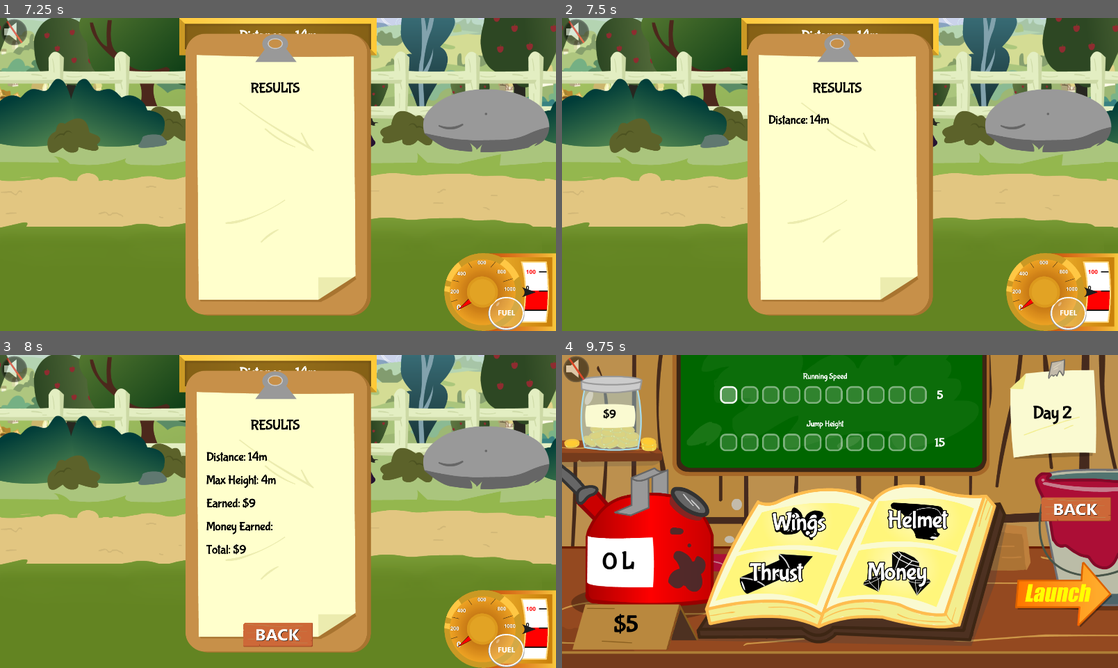
Above: before the commit, frames 1-4 (two rows, left to right).
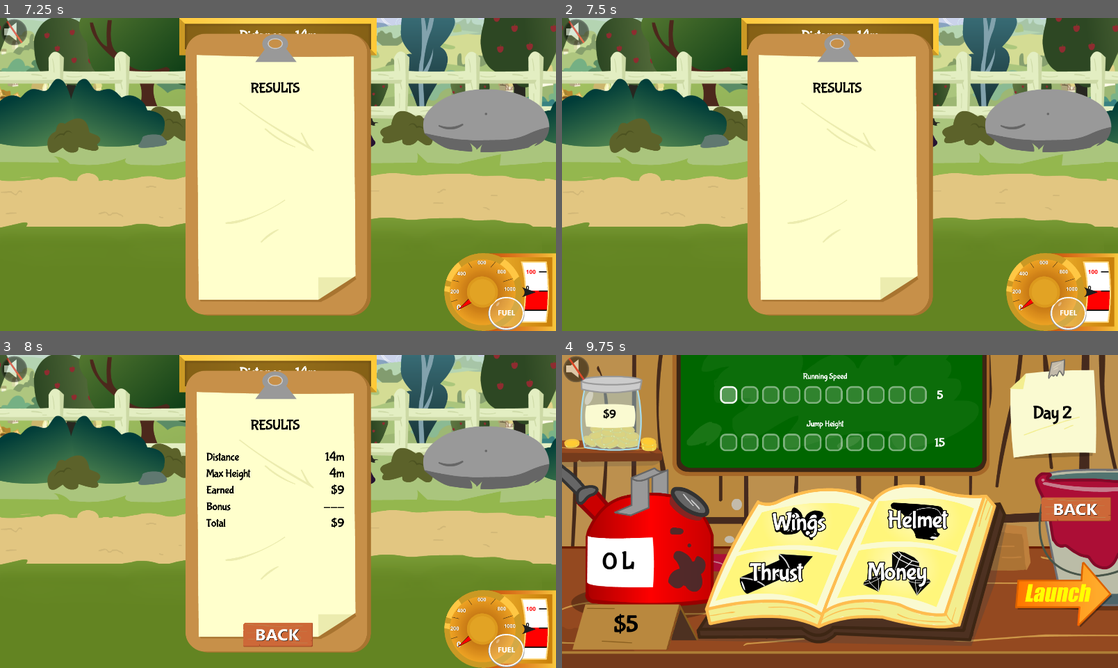
Above: after the commit, the same moments.

Repository: 100-Devs-1-Game/FlightOfHarmony
Game: Godot game, scene res://shop/shop.tscn
Two runs of this game, one before a commit and one after it. Both use one fixed random seed, a clock stepped at 60 frames per second and the inputs below.
Inputs (mouse positions are in pixels of both pictures, inside the frame that each line leads up to):
- Up to frame 1 (7.25 s): click (500, 252) at 0.5 s; click (16, 33) at 1.25 s; move the mouse to (400, 158) at 2.02 s; hold D (rotate_right) 2.03-2.78 s; hold Space (propulsion) 2.03-2.78 s; move the mouse to (166, 190) at 2.77 s; hold Down (ui_down) 2.78-3.53 s; tap Space (propulsion) at 2.85, 4.35, 5.85 s; move the mouse to (333, 105) at 3.52 s; hold D (rotate_right) 3.53-4.28 s; hold Space (propulsion) 3.53-4.28 s; move the mouse to (250, 237) at 4.27 s; hold Up (ui_up) 4.28-5.03 s; move the mouse to (444, 221) at 5.02 s; hold Space (propulsion) 5.03-5.78 s; hold A (rotate_left) 5.03-6.53 s; move the mouse to (111, 127) at 5.77 s; move the mouse to (305, 174) at 6.52 s; hold Down (ui_down) from 6.53 s (still down); hold Space (propulsion) from 6.53 s (still down)
- Up to frame 2 (7.5 s): move the mouse to (756, 96) at 7.27 s; release Down (ui_down) at 7.28 s; release Space (propulsion) at 7.28 s; hold D (rotate_right) from 7.28 s (still down); tap Space (propulsion) at 7.35 s
- Up to frame 3 (8 s): keep holding D (rotate_right)
- Up to frame 4 (9.75 s): move the mouse to (962, 495) at 8.02 s; release D (rotate_right) at 8.03 s; hold Up (ui_up) 8.03-8.78 s; hold Space (propulsion) 8.03-8.78 s; tap Enter at 8.75 s; move the mouse to (728, 527) at 8.77 s; hold D (rotate_right) 8.78-9.5 s; tap Space (propulsion) at 8.85 s; click (840, 633) at 9.5 s

Frame 1 is identical in both runs. In frame 2, 0.2% of the frame differs, in the area x 37-48%, y 30-34%; in frame 3, 1.2%, in the area x 37-62%, y 30-64%; in frame 4, nothing differs.

Commit message:
Clipboard update

Diff:
--- /dev/null
+++ b/src/flight/clipboard_label_settings.tres
@@ -0,0 +1,5 @@
+[gd_resource type="LabelSettings" format=3 uid="uid://5bb3b84vqvbr"]
+
+[resource]
+font_size = 36
+font_color = Color(0, 0, 0, 1)
--- a/src/flight/flight_scene.gd
+++ b/src/flight/flight_scene.gd
@@ -44,12 +44,12 @@
 	var interest_rate: float= get_interest_rate()
 	var bonus: int= money_earned * interest_rate
 
-	$UI/Results/VBoxContainer/Distlbl.text = "Distance: " + str(distance_m) + "m"
-	$UI/Results/VBoxContainer/Heightlbl.text = "Max Height: " + str(height_m) + "m"
-	$UI/Results/VBoxContainer/Moneylbl.text = "Earned: $" + str(money_earned)
+	%Distlbl.text = str(distance_m) + "m"
+	%Heightlbl.text = str(height_m) + "m"
+	%Moneylbl.text = str("$", money_earned)
 	if interest_rate > 0:
-		$UI/Results/VBoxContainer/Bonuslbl.text = "Bonus: $" + str(bonus)
-	$UI/Results/VBoxContainer/Totallbl.text = "Total: $" + str(money_earned + bonus)
+		%Bonuslbl.text = str("$", bonus)
+	%Totallbl.text = str("$", money_earned + bonus)
 
 	run_ended(money_earned + bonus)
 
--- a/src/flight/flight_scene.tscn
+++ b/src/flight/flight_scene.tscn
@@ -22,6 +22,7 @@
 [ext_resource type="Texture2D" uid="uid://bqbp00do5bnud" path="res://assets/art/shop/buttons/back_pressed.png" id="20_aovsx"]
 [ext_resource type="Texture2D" uid="uid://bp211m767j4tg" path="res://assets/art/shop/buttons/back_hover.png" id="21_svsci"]
 [ext_resource type="Texture2D" uid="uid://dt0648q3tar4v" path="res://assets/art/flight/ui/Distance_Bar_1.png" id="22_aovsx"]
+[ext_resource type="LabelSettings" uid="uid://5bb3b84vqvbr" path="res://flight/clipboard_label_settings.tres" id="22_svsci"]
 
 [sub_resource type="SpriteFrames" id="SpriteFrames_50frv"]
 animations = [{
@@ -82,7 +83,7 @@
 tracks/2/type = "value"
 tracks/2/imported = false
 tracks/2/enabled = true
-tracks/2/path = NodePath("Results/VBoxContainer/Distlbl:visible")
+tracks/2/path = NodePath("Results/TextureButton Back:visible")
 tracks/2/interp = 1
 tracks/2/loop_wrap = true
 tracks/2/keys = {
@@ -94,58 +95,10 @@
 tracks/3/type = "value"
 tracks/3/imported = false
 tracks/3/enabled = true
-tracks/3/path = NodePath("Results/VBoxContainer/Heightlbl:visible")
+tracks/3/path = NodePath("Results/GridContainer:visible")
 tracks/3/interp = 1
 tracks/3/loop_wrap = true
 tracks/3/keys = {
-"times": PackedFloat32Array(0),
-"transitions": PackedFloat32Array(1),
-"update": 1,
-"values": [false]
-}
-tracks/4/type = "value"
-tracks/4/imported = false
-tracks/4/enabled = true
-tracks/4/path = NodePath("Results/VBoxContainer/Moneylbl:visible")
-tracks/4/interp = 1
-tracks/4/loop_wrap = true
-tracks/4/keys = {
-"times": PackedFloat32Array(0),
-"transitions": PackedFloat32Array(1),
-"update": 1,
-"values": [false]
-}
-tracks/5/type = "value"
-tracks/5/imported = false
-tracks/5/enabled = true
-tracks/5/path = NodePath("Results/VBoxContainer/Bonuslbl:visible")
-tracks/5/interp = 1
-tracks/5/loop_wrap = true
-tracks/5/keys = {
-"times": PackedFloat32Array(0),
-"transitions": PackedFloat32Array(1),
-"update": 1,
-"values": [false]
-}
-tracks/6/type = "value"
-tracks/6/imported = false
-tracks/6/enabled = true
-tracks/6/path = NodePath("Results/VBoxContainer/Totallbl:visible")
-tracks/6/interp = 1
-tracks/6/loop_wrap = true
-tracks/6/keys = {
-"times": PackedFloat32Array(0),
-"transitions": PackedFloat32Array(1),
-"update": 1,
-"values": [false]
-}
-tracks/7/type = "value"
-tracks/7/imported = false
-tracks/7/enabled = true
-tracks/7/path = NodePath("Results/TextureButton Back:visible")
-tracks/7/interp = 1
-tracks/7/loop_wrap = true
-tracks/7/keys = {
 "times": PackedFloat32Array(0),
 "transitions": PackedFloat32Array(1),
 "update": 1,
@@ -182,70 +135,22 @@
 tracks/2/type = "value"
 tracks/2/imported = false
 tracks/2/enabled = true
-tracks/2/path = NodePath("Results/VBoxContainer/Distlbl:visible")
+tracks/2/path = NodePath("Results/TextureButton Back:visible")
 tracks/2/interp = 1
 tracks/2/loop_wrap = true
 tracks/2/keys = {
-"times": PackedFloat32Array(0, 0.56),
-"transitions": PackedFloat32Array(1, 1),
-"update": 1,
-"values": [false, true]
-}
-tracks/3/type = "value"
-tracks/3/imported = false
-tracks/3/enabled = true
-tracks/3/path = NodePath("Results/VBoxContainer/Heightlbl:visible")
-tracks/3/interp = 1
-tracks/3/loop_wrap = true
-tracks/3/keys = {
-"times": PackedFloat32Array(0, 0.75),
-"transitions": PackedFloat32Array(1, 1),
-"update": 1,
-"values": [false, true]
-}
-tracks/4/type = "value"
-tracks/4/imported = false
-tracks/4/enabled = true
-tracks/4/path = NodePath("Results/VBoxContainer/Moneylbl:visible")
-tracks/4/interp = 1
-tracks/4/loop_wrap = true
-tracks/4/keys = {
 "times": PackedFloat32Array(0, 1),
 "transitions": PackedFloat32Array(1, 1),
 "update": 1,
 "values": [false, true]
 }
-tracks/5/type = "value"
-tracks/5/imported = false
-tracks/5/enabled = true
-tracks/5/path = NodePath("Results/VBoxContainer/Bonuslbl:visible")
-tracks/5/interp = 1
-tracks/5/loop_wrap = true
-tracks/5/keys = {
-"times": PackedFloat32Array(0, 1),
-"transitions": PackedFloat32Array(1, 1),
-"update": 1,
-"values": [false, true]
-}
-tracks/6/type = "value"
-tracks/6/imported = false
-tracks/6/enabled = true
-tracks/6/path = NodePath("Results/VBoxContainer/Totallbl:visible")
-tracks/6/interp = 1
-tracks/6/loop_wrap = true
-tracks/6/keys = {
-"times": PackedFloat32Array(0, 0.99),
-"transitions": PackedFloat32Array(1, 1),
-"update": 1,
-"values": [false, true]
-}
-tracks/7/type = "value"
-tracks/7/imported = false
-tracks/7/enabled = true
-tracks/7/path = NodePath("Results/TextureButton Back:visible")
-tracks/7/interp = 1
-tracks/7/loop_wrap = true
-tracks/7/keys = {
+tracks/3/type = "value"
+tracks/3/imported = false
+tracks/3/enabled = true
+tracks/3/path = NodePath("Results/GridContainer:visible")
+tracks/3/interp = 1
+tracks/3/loop_wrap = true
+tracks/3/keys = {
 "times": PackedFloat32Array(0, 1),
 "transitions": PackedFloat32Array(1, 1),
 "update": 1,
@@ -485,7 +390,8 @@
 ignore_texture_size = true
 stretch_mode = 0
 
-[node name="VBoxContainer" type="VBoxContainer" parent="UI/Results"]
+[node name="GridContainer" type="GridContainer" parent="UI/Results"]
+visible = false
 layout_mode = 1
 anchors_preset = 15
 anchor_right = 1.0
@@ -496,42 +402,78 @@
 offset_bottom = -227.0
 grow_horizontal = 2
 grow_vertical = 2
-theme_override_constants/separation = 33
-
-[node name="Distlbl" type="Label" parent="UI/Results/VBoxContainer"]
-visible = false
-layout_mode = 2
+theme_override_constants/v_separation = 10
+columns = 2
+
+[node name="Label" type="Label" parent="UI/Results/GridContainer"]
+layout_mode = 2
+text = "Distance"
+label_settings = ExtResource("22_svsci")
+
+[node name="Distlbl" type="Label" parent="UI/Results/GridContainer"]
+unique_name_in_owner = true
+layout_mode = 2
+size_flags_horizontal = 3
 theme_override_colors/font_color = Color(0, 0, 0, 1)
 theme_override_font_sizes/font_size = 41
-text = "Distance:"
-
-[node name="Heightlbl" type="Label" parent="UI/Results/VBoxContainer"]
-visible = false
-layout_mode = 2
+text = "10m"
+horizontal_alignment = 2
+
+[node name="Label2" type="Label" parent="UI/Results/GridContainer"]
+layout_mode = 2
+text = "Max Height"
+label_settings = ExtResource("22_svsci")
+
+[node name="Heightlbl" type="Label" parent="UI/Results/GridContainer"]
+unique_name_in_owner = true
+layout_mode = 2
+size_flags_horizontal = 3
 theme_override_colors/font_color = Color(0, 0, 0, 1)
 theme_override_font_sizes/font_size = 41
-text = "Height Reached:"
-
-[node name="Moneylbl" type="Label" parent="UI/Results/VBoxContainer"]
-visible = false
-layout_mode = 2
+text = "10m"
+horizontal_alignment = 2
+
+[node name="Label3" type="Label" parent="UI/Results/GridContainer"]
+layout_mode = 2
+text = "Earned"
+label_settings = ExtResource("22_svsci")
+
+[node name="Moneylbl" type="Label" parent="UI/Results/GridContainer"]
+unique_name_in_owner = true
+layout_mode = 2
+size_flags_horizontal = 3
 theme_override_colors/font_color = Color(0, 0, 0, 1)
 theme_override_font_sizes/font_size = 41
-text = "Money Earned:"
-
-[node name="Bonuslbl" type="Label" parent="UI/Results/VBoxContainer"]
-visible = false
-layout_mode = 2
+text = "$10"
+horizontal_alignment = 2
+
+[node name="Label4" type="Label" parent="UI/Results/GridContainer"]
+layout_mode = 2
+text = "Bonus"
+label_settings = ExtResource("22_svsci")
+
+[node name="Bonuslbl" type="Label" parent="UI/Results/GridContainer"]
+unique_name_in_owner = true
+layout_mode = 2
+size_flags_horizontal = 3
 theme_override_colors/font_color = Color(0, 0, 0, 1)
 theme_override_font_sizes/font_size = 41
-text = "Money Earned:"
-
-[node name="Totallbl" type="Label" parent="UI/Results/VBoxContainer"]
-visible = false
-layout_mode = 2
+text = "---"
+horizontal_alignment = 2
+
+[node name="Label5" type="Label" parent="UI/Results/GridContainer"]
+layout_mode = 2
+text = "Total"
+label_settings = ExtResource("22_svsci")
+
+[node name="Totallbl" type="Label" parent="UI/Results/GridContainer"]
+unique_name_in_owner = true
+layout_mode = 2
+size_flags_horizontal = 3
 theme_override_colors/font_color = Color(0, 0, 0, 1)
 theme_override_font_sizes/font_size = 41
-text = "Money Earned:"
+text = "$10"
+horizontal_alignment = 2
 
 [node name="UIAnim" type="AnimationPlayer" parent="UI"]
 libraries = {
Not shown: 1 places in src/flight/flight_scene.tscn that only renumber resources
